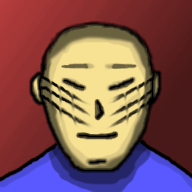
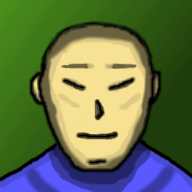
Revision of a layered w=192, h=192 image; what changed, layer by layer:
hid "Tattoo" over [39, 75, 155, 130]
painted on "Shirt Shading" over [22, 161, 179, 192]
showed "Friend BG copy", painted on it over [0, 0, 192, 192]
hid "Enemy BG", painted on it over [0, 0, 192, 192]
